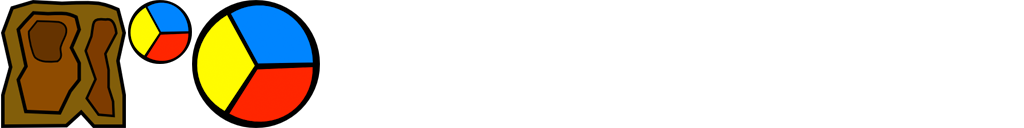
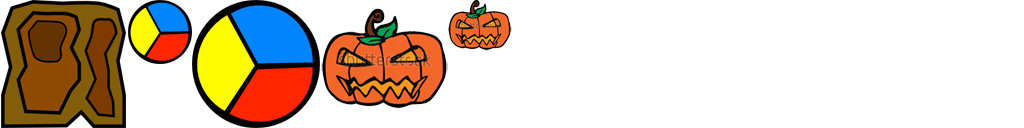
Layered file, before and after one edit (1024×128). Changes by layer:
painted on "图层 2" over (321, 0, 512, 109)
painted on "图层 1" over (321, 8, 448, 109)
